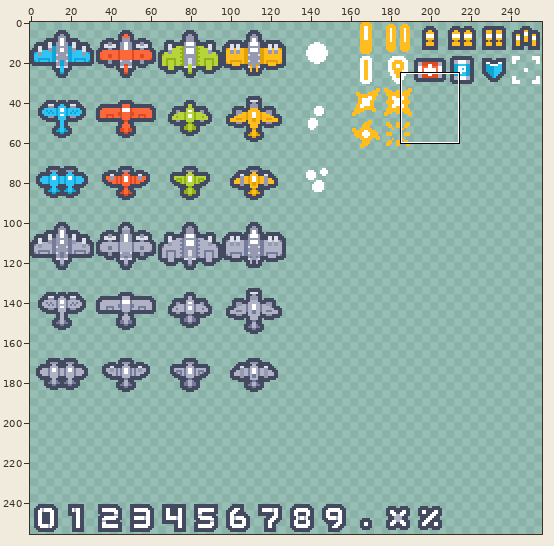
Sprite sheet -- res/sprites/planes.png. The picture above shows the old version from afar; the outline marks the close-up.
Close-up. Old version:
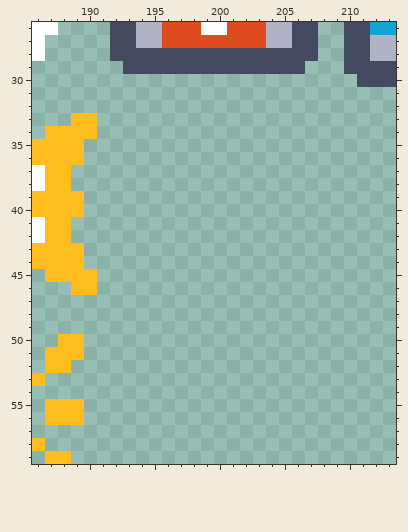
The file is 256x256 pixels. Shown: x 186..213, y 26..59.
New version:
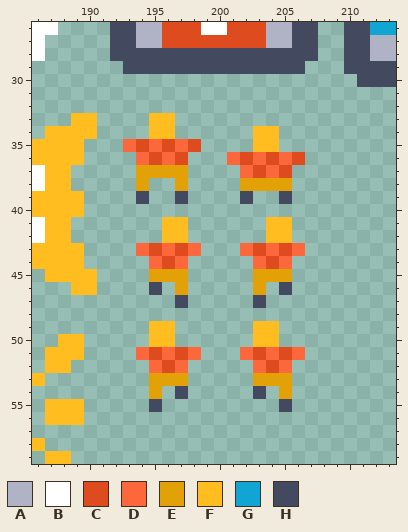
Palette (. is transparent): A #afb3c5  B #ffffff  C #de4b1e  D #fc683b  E #e2a106  F #ffbd20  G #11a5d4  H #434a5f
Author's note on the commit: cool new plane stuff
Change:
@@ x 191..208 @@
 32 ..................
-33 ..................
-34 ..................
-35 ..................
-36 ..................
-37 ..................
-38 ..................
-39 ..................
+33 ....FF............
+34 ....FF......FF....
+35 ..DCDCDC....FF....
+36 ...DCDC...DCDCDC..
+37 ...EEEE....DCDC...
+38 ...E..E....EEEE...
+39 ...H..H....H..H...
 40 ..................
-41 ..................
-42 ..................
-43 ..................
-44 ..................
-45 ..................
-46 ..................
-47 ..................
+41 .....FF......FF...
+42 .....FF......FF...
+43 ...DCDCD...DCDCD..
+44 ....DCD.....DCD...
+45 ....EEE.....EEE...
+46 ....H.E.....E.H...
+47 ......H.....H.....
 48 ..................
-49 ..................
-50 ..................
-51 ..................
-52 ..................
-53 ..................
-54 ..................
-55 ..................
+49 ....FF......FF....
+50 ....FF......FF....
+51 ...DCDCD...DCDCD..
+52 ....DCD.....DCD...
+53 ....EEE.....EEE...
+54 ....E.H.....H.E...
+55 ....H.........H...
 56 ..................
